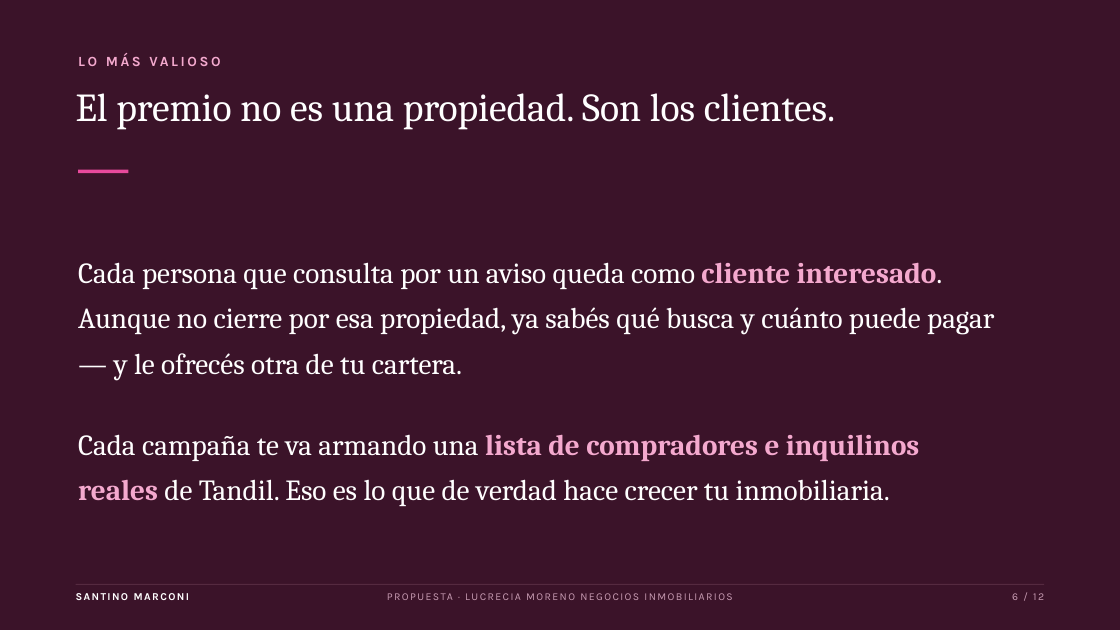
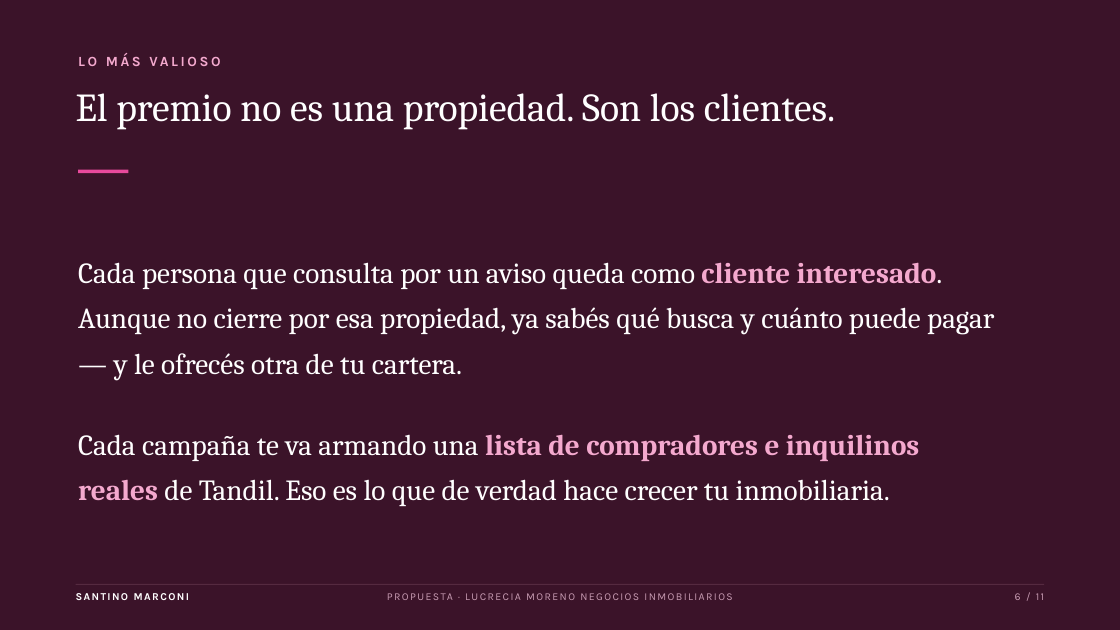
Before and after one commit to mp3santino/propuesta-lucrecia-moreno, a slide deck: slide 6 of propuesta-lucrecia-moreno.pptx. Drawn at 1120x630 pixels with LibreOffice and Linux fonts; fonts in the diff are those of the drawing. Boxes give left, top, right and bottom in pixels: in the first picture for what was removed or moved away, otherwise in the second. Text is boxed around its words. In the diff, an @@ line names an element or a change of style, - is before the commit and + after.

```diff
--- a/propuesta-lucrecia-moreno.pptx
+++ b/propuesta-lucrecia-moreno.pptx
@@ text at (x1=1015, y1=593, x2=1044, y2=600): text changed @@
-6 / 12
+6 / 11
```
Also in this commit, not shown: 8 other slides changed, 2 slides added, 3 slides removed, 2 other files.
